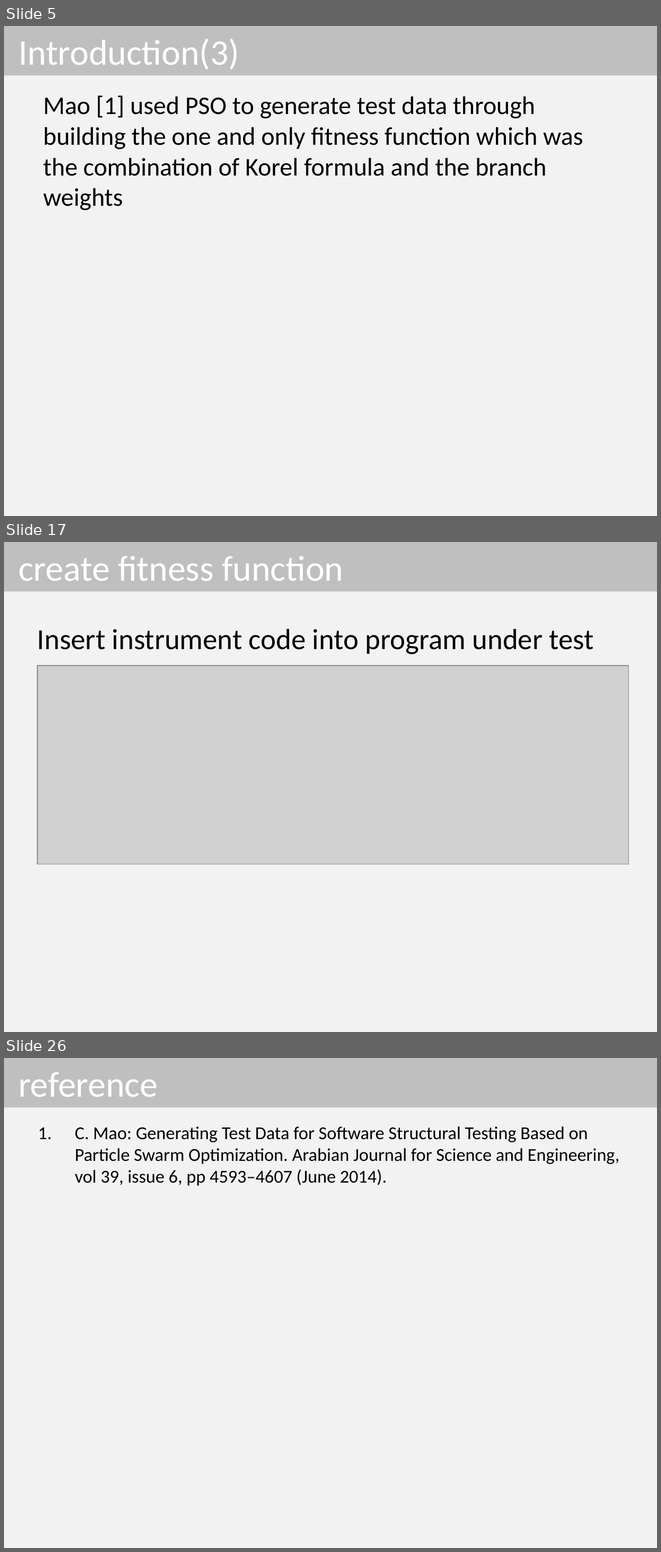
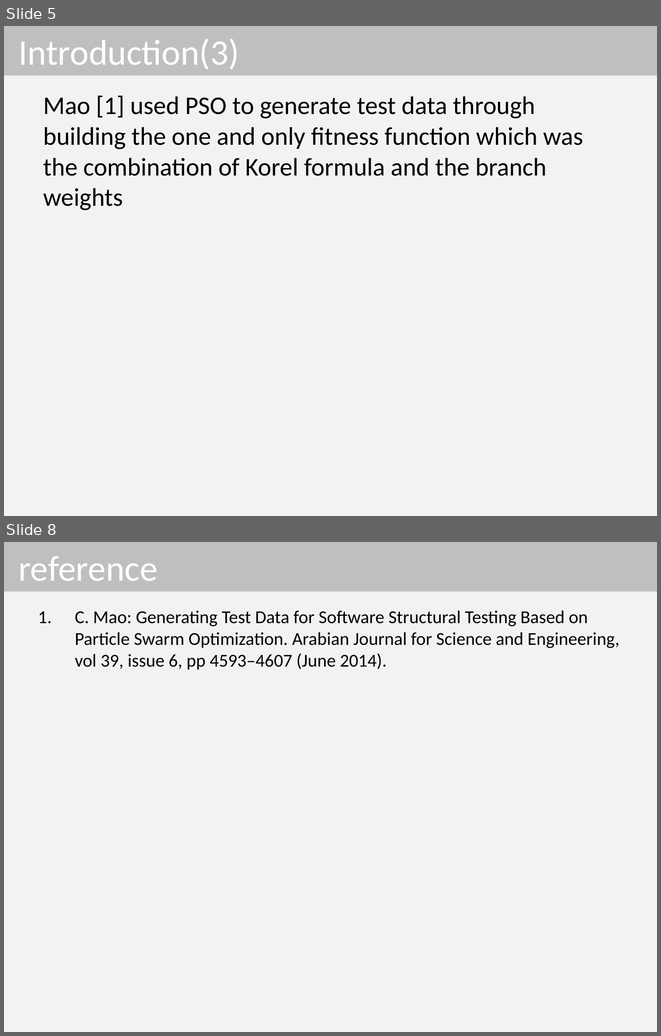
Before and after one commit to dinhngocthi/GAsource, a slide deck: CFT4CUnitSrc/src/report/PPSO_Presentation.pptx. Shown one above the other, each under a label of ours: slides 5, 17 and 26 before the commit, slides 5 and 8 after it; the slides between them are not shown. The pictures are 661x1552 and 661x1036 pixels, drawn with LibreOffice and Linux fonts; fonts in the diff are those of the drawing; grey boxes stand for pictures. Boxes give left, top, right and bottom in pixels: in the first picture for what was removed or moved away, otherwise in the second. Text is boxed around its words. In the diff, an @@ line names an element or a change of style, - is before the commit and + after.

```diff
--- a/CFT4CUnitSrc/src/report/PPSO_Presentation.pptx
+++ b/CFT4CUnitSrc/src/report/PPSO_Presentation.pptx
@@ slide 17 removed at [4, 542, 657, 1032], background #F2F2F2 @@
@@ title removed at [4, 542, 657, 592] @@
-create fitness function
@@ text removed at [37, 629, 594, 654] @@
-Insert instrument code into program under test
@@ picture removed at [37, 665, 629, 864] @@
@@ what was slide 26 is now slide 8 @@
```
Also in this commit, not shown: 2 slides changed, 1 slide added, 18 other slides removed.
